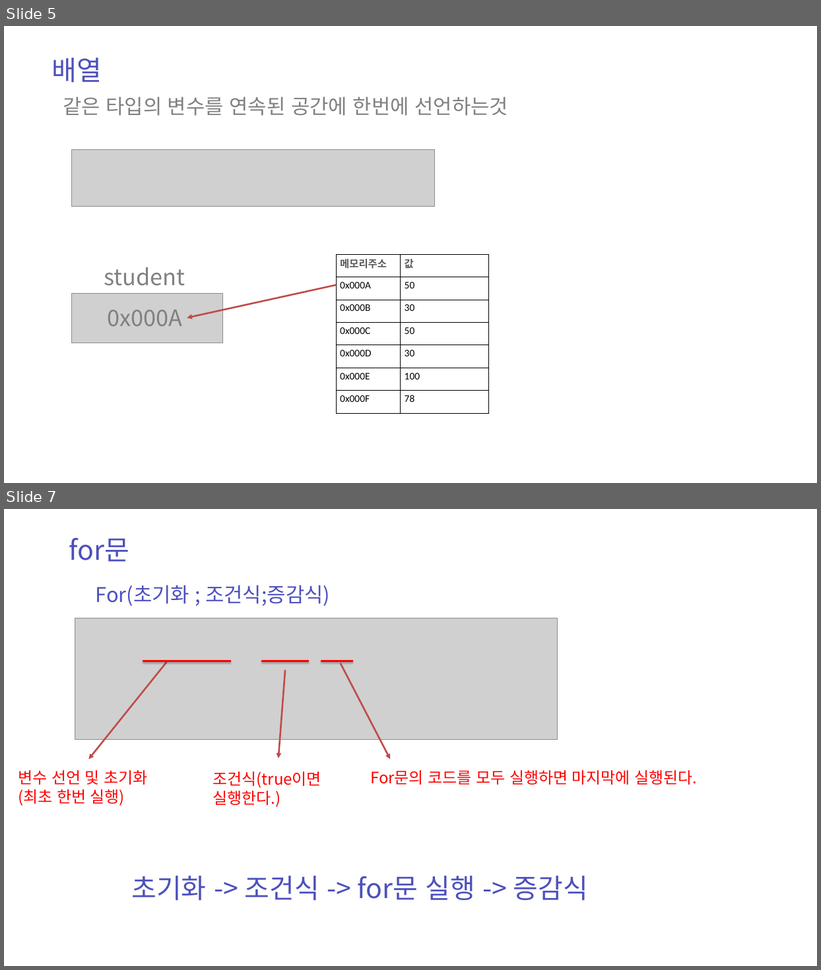
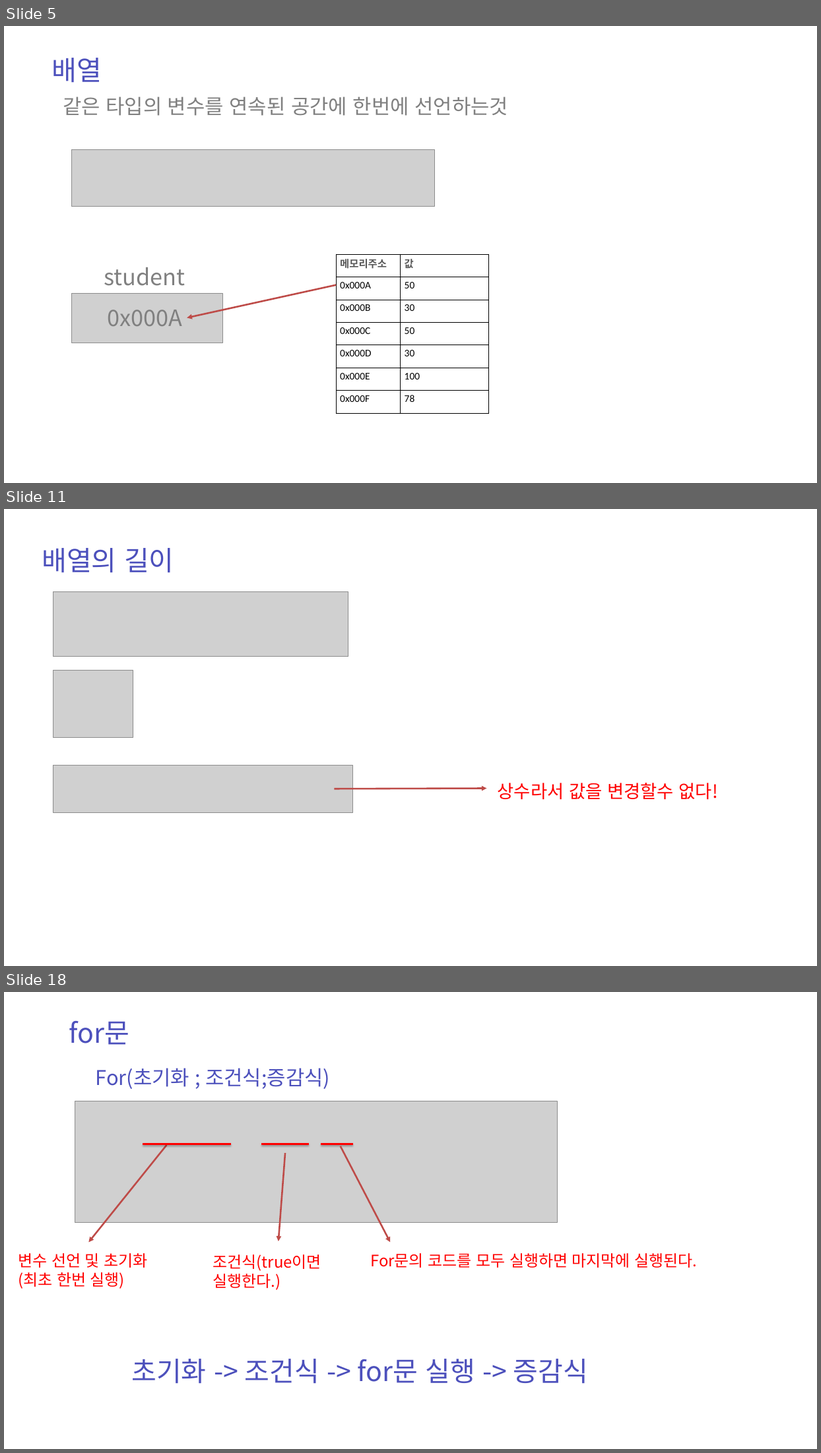
Before and after one commit to zest132/JavaLecture, a slide deck: JavaLecture/LectureFile/java 5강.pptx. Shown one above the other, each under a label of ours: slides 5 and 7 before the commit, slides 5, 11 and 18 after it; the slides between them are not shown. The pictures are 821x970 and 821x1453 pixels, drawn with LibreOffice and Linux fonts; fonts in the diff are those of the drawing; grey boxes stand for pictures. Boxes give left, top, right and bottom in pixels: in the first picture for what was removed or moved away, otherwise in the second. Text is boxed around its words. In the diff, an @@ line names an element or a change of style, - is before the commit and + after.

```diff
--- a/JavaLecture/LectureFile/java 5강.pptx
+++ b/JavaLecture/LectureFile/java 5강.pptx
@@ slide 11 added at (x1=4, y1=509, x2=817, y2=966), background #FFFFFF @@
@@ text added at (x1=42, y1=548, x2=174, y2=573), 48 pt, text #4C50BC @@
+배열의 길이
@@ picture added at (x1=54, y1=592, x2=349, y2=656) @@
@@ picture added at (x1=54, y1=670, x2=133, y2=738) @@
@@ picture added at (x1=53, y1=766, x2=352, y2=813) @@
@@ text added at (x1=498, y1=783, x2=719, y2=800), 32 pt, text #FF0000 @@
+상수라서 값을 변경할수 없다!
@@ arrow added from (334, 789) to (487, 789), #BF4C48 3 pt @@
@@ what was slide 7 is now slide 18 @@
```
Also in this commit, not shown: 1 slide changed, 10 other slides added, 1 other file.
